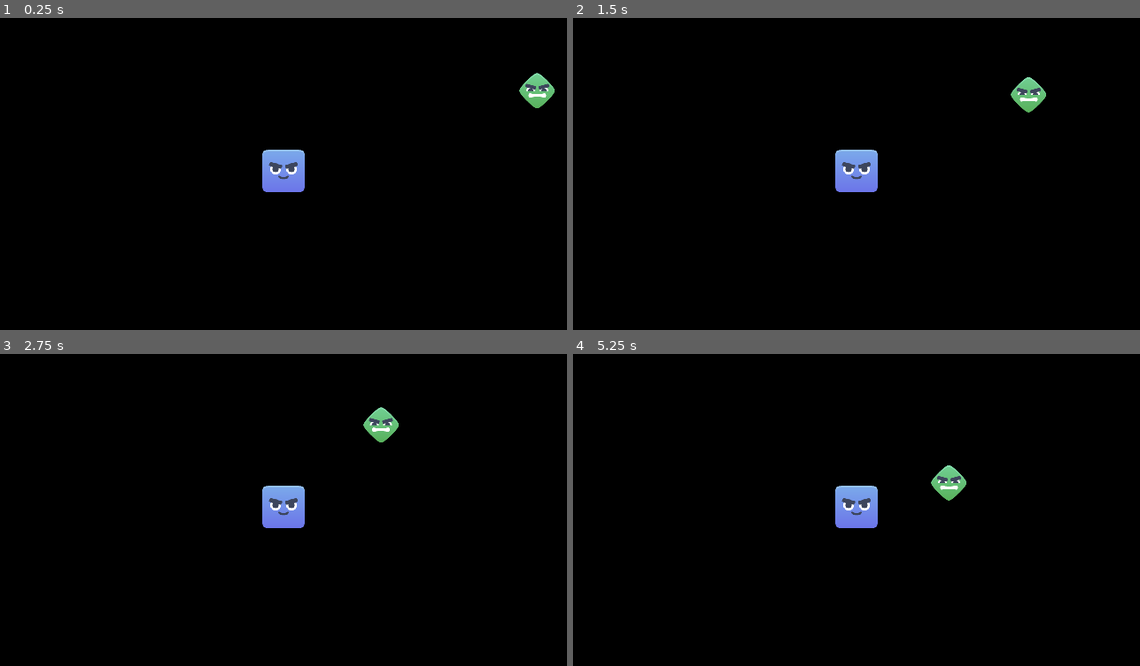
Above: before the commit, frames 1-4 (two rows, left to right).
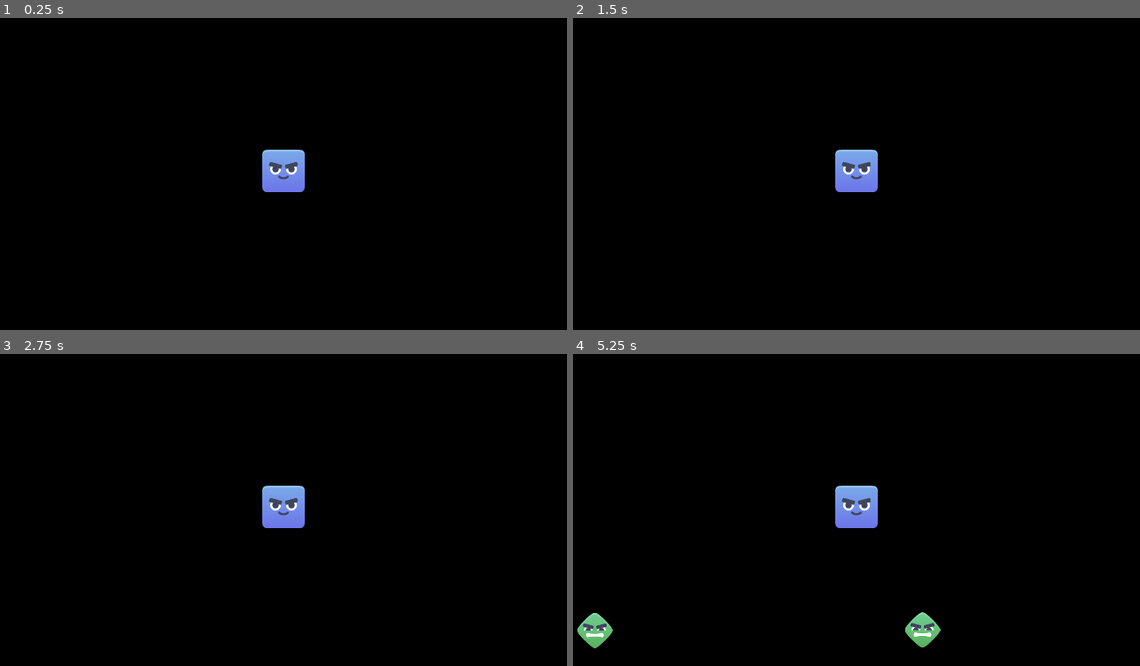
Above: after the commit, the same moments.

Repository: deoshreyas/Keep-Surviving
Game: Godot game, scene res://Scenes/world.tscn
Same seed, same stepped clock (60 frames per second), same inputs: the game is played once before the commit and once after it.
Inputs:
- Up to frame 1 (0.25 s): no input
- Up to frame 2 (1.5 s): hold D (btn_right) 0.53-1.28 s; hold S (btn_down) from 1.28 s (still down)
- Up to frame 3 (2.75 s): release S (btn_down) at 2.03 s; hold D (btn_right) from 2.03 s (still down)
- Up to frame 4 (5.25 s): release D (btn_right) at 2.78 s; hold W (btn_up) 2.78-3.53 s; hold A (btn_left) 3.53-5.03 s; hold S (btn_down) from 5.03 s (still down)

The runs differ from the first frame. In frame 1, 0.5% of the frame differs, in the area x 46-98%, y 17-56%; in frame 2, 0.5%; in frame 3, 0.5%; in frame 4, 1.4%, in the area x 0-70%, y 35-95%.

Commit message:
Fix bug in enemy collisions, Fix bugs in Hurtbox and Hitbox, Create Advanced Enemy Spawner

Diff:
--- a/Scenes/enemy.tscn
+++ b/Scenes/enemy.tscn
@@ -6,14 +6,14 @@
 [ext_resource type="PackedScene" uid="uid://dpm1fv8u832uq" path="res://Scenes/hurtbox.tscn" id="4_q6mfx"]
 [ext_resource type="PackedScene" uid="uid://c2pnmmcid5m5h" path="res://Scenes/hitbox.tscn" id="5_hx5m6"]
 
-[sub_resource type="RectangleShape2D" id="RectangleShape2D_hcikh"]
-size = Vector2(22.6274, 22.6274)
+[sub_resource type="RectangleShape2D" id="RectangleShape2D_sufja"]
+size = Vector2(11.3137, 11.3137)
 
 [sub_resource type="RectangleShape2D" id="RectangleShape2D_6u2rk"]
 size = Vector2(82.0244, 82.0244)
 
 [sub_resource type="RectangleShape2D" id="RectangleShape2D_vrbp2"]
-size = Vector2(45.2548, 45.2548)
+size = Vector2(50.9117, 50.9117)
 
 [node name="GreenEnemy" type="CharacterBody2D"]
 scale = Vector2(0.25, 0.25)
@@ -28,7 +28,7 @@
 [node name="CollisionShape2D" type="CollisionShape2D" parent="."]
 rotation = 0.785398
 scale = Vector2(1, 1)
-shape = SubResource("RectangleShape2D_hcikh")
+shape = SubResource("RectangleShape2D_sufja")
 
 [node name="Hurtbox" parent="." instance=ExtResource("4_q6mfx")]
 collision_layer = 4
@@ -45,6 +45,7 @@
 collision_mask = 2
 
 [node name="CollisionShape2D" parent="Hitbox" index="0"]
+position = Vector2(0, 9.53674e-07)
 rotation = 0.785398
 scale = Vector2(1, 1)
 shape = SubResource("RectangleShape2D_vrbp2")
--- /dev/null
+++ b/Scenes/enemy_spawner.tscn
@@ -0,0 +1,22 @@
+[gd_scene load_steps=5 format=3 uid="uid://ggx1gcvkdgwi"]
+
+[ext_resource type="Script" path="res://Scripts/EnemySpawner.gd" id="1_mxey6"]
+[ext_resource type="PackedScene" uid="uid://c4hn8x1d4m7xo" path="res://Scenes/enemy.tscn" id="2_ig3qq"]
+[ext_resource type="Script" path="res://Scripts/SpawnInfo.gd" id="3_34ddk"]
+
+[sub_resource type="Resource" id="Resource_f1lwy"]
+script = ExtResource("3_34ddk")
+time_start = 0
+time_end = 60
+enemy = ExtResource("2_ig3qq")
+enemy_num = 1
+enemy_spawn_delay = 1
+
+[node name="EnemySpawner" type="Node2D"]
+script = ExtResource("1_mxey6")
+spawns = Array[ExtResource("3_34ddk")]([SubResource("Resource_f1lwy")])
+
+[node name="SpawnTimer" type="Timer" parent="."]
+autostart = true
+
+[connection signal="timeout" from="SpawnTimer" to="." method="_on_spawn_timer_timeout"]
--- a/Scenes/player.tscn
+++ b/Scenes/player.tscn
@@ -5,11 +5,10 @@
 [ext_resource type="Texture2D" uid="uid://dcflk0ow3g3lu" path="res://Assets/Sprites/face_f.png" id="2_e724c"]
 [ext_resource type="PackedScene" uid="uid://dpm1fv8u832uq" path="res://Scenes/hurtbox.tscn" id="4_kr5mb"]
 
-[sub_resource type="RectangleShape2D" id="RectangleShape2D_quox5"]
-size = Vector2(40, 43.3333)
+[sub_resource type="RectangleShape2D" id="RectangleShape2D_ujlwo"]
 
 [sub_resource type="RectangleShape2D" id="RectangleShape2D_2uf7u"]
-size = Vector2(66.6667, 66.6667)
+size = Vector2(66.6667, 63.3333)
 
 [node name="Player" type="CharacterBody2D" groups=["Player"]]
 scale = Vector2(0.3, 0.3)
@@ -22,18 +21,18 @@
 [node name="Face" type="Sprite2D" parent="."]
 texture = ExtResource("2_e724c")
 
+[node name="CollisionShape2D" type="CollisionShape2D" parent="."]
+position = Vector2(0, -4.96705e-07)
+shape = SubResource("RectangleShape2D_ujlwo")
+
 [node name="Camera2D" type="Camera2D" parent="."]
-
-[node name="CollisionShape2D" type="CollisionShape2D" parent="."]
-position = Vector2(0, 1.66667)
-shape = SubResource("RectangleShape2D_quox5")
 
 [node name="Hurtbox" parent="." instance=ExtResource("4_kr5mb")]
 collision_layer = 2
 collision_mask = 2
 
 [node name="CollisionShape2D" parent="Hurtbox" index="0"]
-position = Vector2(7.94729e-07, -7.94729e-07)
+position = Vector2(2.38419e-06, 1.66667)
 shape = SubResource("RectangleShape2D_2uf7u")
 
 [connection signal="hurt" from="Hurtbox" to="." method="_on_hurtbox_hurt"]
--- a/Scenes/world.tscn
+++ b/Scenes/world.tscn
@@ -1,7 +1,7 @@
 [gd_scene load_steps=3 format=3 uid="uid://bo3j5tduk7bfy"]
 
 [ext_resource type="PackedScene" uid="uid://d4ffsob233px3" path="res://Scenes/player.tscn" id="1_5x2od"]
-[ext_resource type="PackedScene" uid="uid://c4hn8x1d4m7xo" path="res://Scenes/enemy.tscn" id="2_wxskj"]
+[ext_resource type="PackedScene" uid="uid://ggx1gcvkdgwi" path="res://Scenes/enemy_spawner.tscn" id="2_litg5"]
 
 [node name="World" type="Node2D"]
 position = Vector2(6, 0)
@@ -9,5 +9,4 @@
 [node name="Player" parent="." instance=ExtResource("1_5x2od")]
 position = Vector2(135, 81)
 
-[node name="GreenEnemy" parent="." instance=ExtResource("2_wxskj")]
-position = Vector2(283, 34)
+[node name="EnemySpawner" parent="." instance=ExtResource("2_litg5")]
--- /dev/null
+++ b/Scripts/EnemySpawner.gd
@@ -0,0 +1,50 @@
+extends Node2D
+
+@export var spawns : Array[SpawnInfo] = []
+
+@onready var player = get_tree().get_first_node_in_group("Player")
+
+var time = 0
+
+func _on_spawn_timer_timeout():
+	time += 1
+	var enemy_spawns = spawns
+	for i in enemy_spawns:
+		if time >= i.time_start and time <= i.time_end:
+			if i.spawn_delay_counter < i.enemy_spawn_delay:
+				i.spawn_delay_counter += 1
+			else:
+				i.spawn_delay_counter = 0
+				var new_enemy = load(str(i.enemy.resource_path))
+				var counter = 0
+				while counter < i.enemy_num:
+					var enemy_spawn = new_enemy.instantiate()
+					enemy_spawn.global_position = get_random_position()
+					add_child(enemy_spawn)
+					counter += 1
+
+func get_random_position():
+	var v_rect = get_viewport_rect().size * randf_range(1.1, 1.4)
+	var top_left = Vector2(player.global_position.x - v_rect.x/2, player.global_position.y - v_rect.y/2)
+	var top_right = Vector2(player.global_position.x + v_rect.x/2, player.global_position.y - v_rect.y/2)
+	var bottom_left = Vector2(player.global_position.x - v_rect.x/2, player.global_position.y + v_rect.y/2)
+	var bottom_right = Vector2(player.global_position.x + v_rect.x/2, player.global_position.y + v_rect.y/2)
+	var rand_side = ["up", "down", "right", "left"].pick_random()
+	var spawn_pos1 = Vector2.ZERO
+	var spawn_pos2 = Vector2.ZERO
+	match rand_side:
+		"up":
+			spawn_pos1 = top_left
+			spawn_pos2 = top_right
+		"down":
+			spawn_pos1 = bottom_left
+			spawn_pos2 = bottom_right
+		"right":
+			spawn_pos1 = top_right
+			spawn_pos2 = bottom_right
+		"left":
+			spawn_pos1 = top_left
+			spawn_pos2 = bottom_left
+	var x_spawn = randf_range(spawn_pos1.x, spawn_pos2.x)
+	var y_spawn = randf_range(spawn_pos1.y, spawn_pos2.y)
+	return Vector2(x_spawn, y_spawn)
--- a/Scripts/Hitbox.gd
+++ b/Scripts/Hitbox.gd
@@ -6,8 +6,8 @@
 @onready var disabled_timer = $DisabledTimer
 
 func tempDisable():
-	collision.call_deferred("_set", "disabled", true)
+	collision.call_deferred("set", "disabled", true)
 	disabled_timer.start()
 
 func _on_disabled_timer_timeout():
-	collision.call_deferred("_set", "disabled", false)
+	collision.call_deferred("set", "disabled", false)
--- /dev/null
+++ b/Scripts/SpawnInfo.gd
@@ -0,0 +1,10 @@
+extends Resource
+class_name SpawnInfo
+
+@export var time_start : int
+@export var time_end : int
+@export var enemy : Resource
+@export var enemy_num : int
+@export var enemy_spawn_delay : int
+
+var spawn_delay_counter = 0
--- a/Scripts/enemy.gd
+++ b/Scripts/enemy.gd
@@ -4,11 +4,10 @@
 @export var HP = 10
 @onready var player = get_tree().get_first_node_in_group("Player")
 
-func _physics_process(_delta):
+func _physics_process(delta):
 	var direction = global_position.direction_to(player.global_position)
 	velocity = direction * SPEED
-	move_and_slide()
-
+	move_and_collide(velocity * delta)
 
 func _on_hurtbox_hurt(damage):
 	HP -= damage
--- a/Scripts/hurtbox.gd
+++ b/Scripts/hurtbox.gd
@@ -7,20 +7,27 @@
 
 signal hurt(damage)
 
+var hitbox = null
+
+func _physics_process(delta):
+	if self.get_overlapping_areas().size()>0 and hitbox!=null:
+		if self.overlaps_area(hitbox):
+			if not hitbox.get("damage")==null:
+				match HurtType:
+					0:
+						collision.call_deferred("set", "disabled", true)
+						disabled_timer.start()
+					1:
+						pass
+					2:
+						if hitbox.has_method("tempDisable"):
+							hitbox.tempDisable()
+			var damage = hitbox.damage
+			hurt.emit(damage)
+
 func _on_area_entered(area):
 	if area.is_in_group("Attack"):
-		if not area.get("damage")==null:
-			match HurtType:
-				"Cooldown":
-					collision.call_deferred("_set", "disabled", true)
-					disabled_timer.start()
-				"Hitonce":
-					pass
-				"Disabled":
-					if area.has_method("tempDisable"):
-						area.tempDisable()
-			var damage = area.damage
-			emit_signal("hurt", damage)
+		hitbox = area
 
 func _on_disabled_timer_timeout():
-	collision.call_deferred("_set", "disabled", false)
+	collision.call_deferred("set", "disabled", false)
--- a/Scripts/player.gd
+++ b/Scripts/player.gd
@@ -7,7 +7,7 @@
 	var input_axis_x = Input.get_axis("btn_left", "btn_right")
 	var input_axis_y = Input.get_axis("btn_up", "btn_down")
 	velocity = SPEED * Vector2(input_axis_x, input_axis_y).normalized()
-	move_and_slide()
+	move_and_collide(velocity * delta)
 
 func _on_hurtbox_hurt(damage):
 	HP -= damage
--- a/project.godot
+++ b/project.godot
@@ -67,4 +67,3 @@
 renderer/rendering_method="gl_compatibility"
 renderer/rendering_method.mobile="gl_compatibility"
 environment/defaults/default_clear_color=Color(0, 0, 0, 1)
-textures/canvas_textures/default_texture_filter=0
